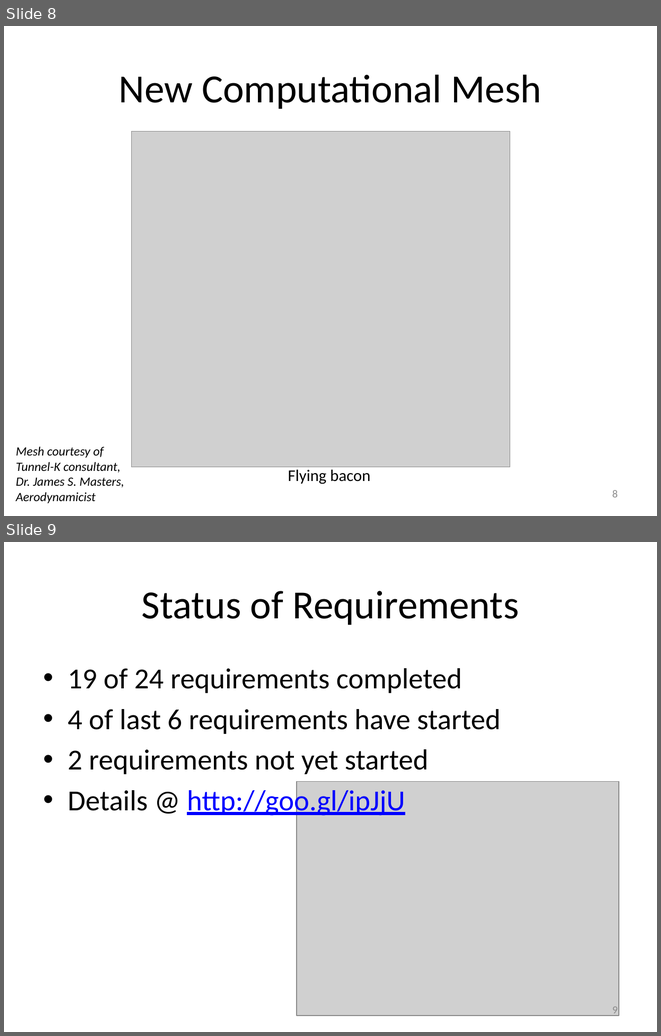
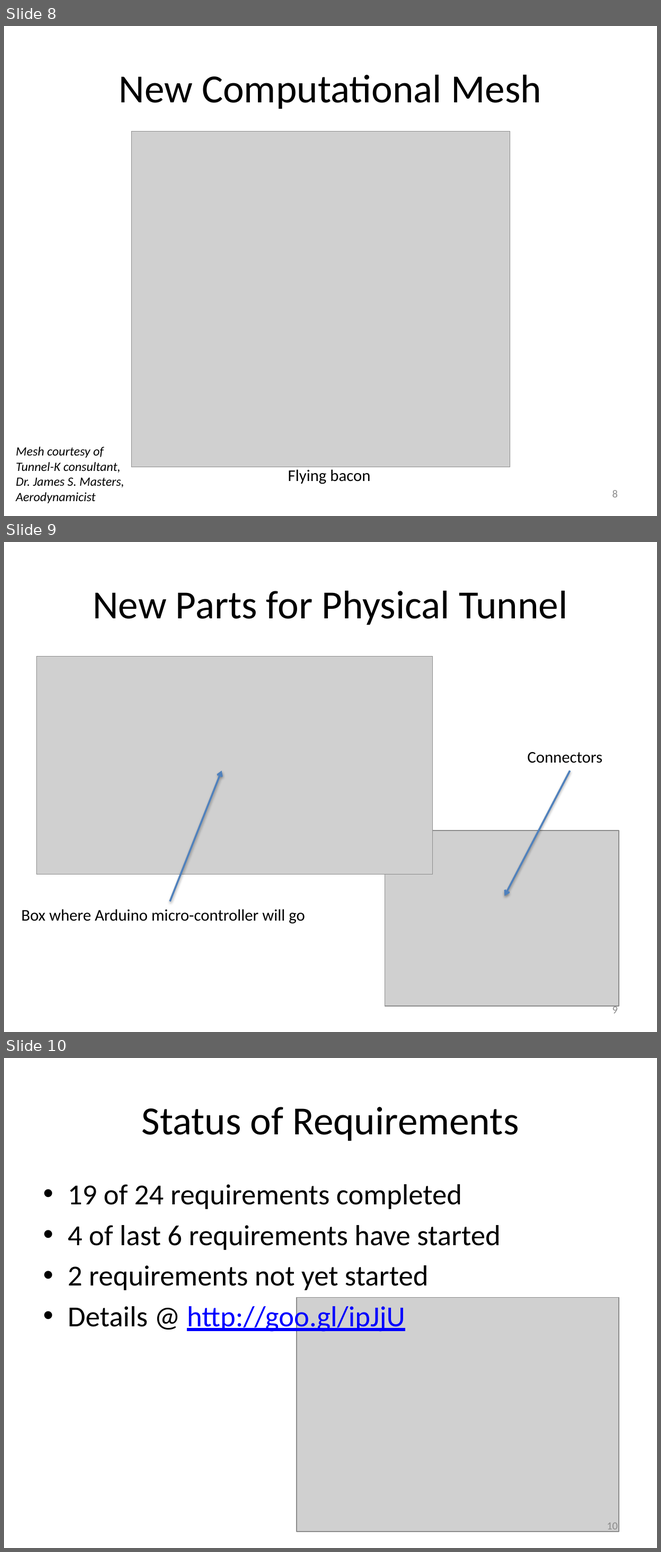
Before and after one commit to mplynch/tunnelk, a slide deck: doc/tunnelk Status - 2012-04-12.pptx. Shown one above the other, each under a label of ours: slides 8 and 9 before the commit, slides 8, 9 and 10 after it. The pictures are 661x1036 and 661x1552 pixels, drawn with LibreOffice and Linux fonts; fonts in the diff are those of the drawing; grey boxes stand for pictures. Boxes give left, top, right and bottom in pixels: in the first picture for what was removed or moved away, otherwise in the second. Text is boxed around its words. In the diff, an @@ line names an element or a change of style, - is before the commit and + after.

```diff
--- a/doc/tunnelk Status - 2012-04-12.pptx
+++ b/doc/tunnelk Status - 2012-04-12.pptx
@@ slide 9 added at (4,542,657,1032), background #FFFFFF @@
@@ title added at (93,590,567,625), 44 pt, text #000000 @@
+New Parts for Physical Tunnel
@@ picture added at (37,656,432,874) @@
@@ text added at (527,752,602,763), 18 pt, text #000000 @@
+Connectors
@@ arrow added from (170, 901) to (221, 770), #4F81BD 2 pt @@
@@ arrow added from (570, 770) to (505, 896), #4F81BD 2 pt @@
@@ picture added at (385,831,618,1006) @@
@@ text added at (21,909,305,924), 18 pt, text #000000 @@
+Box where Arduino micro-controller will go
@@ page number added at (612,1004,618,1013), 12 pt, text #8C8C8C @@
+9
@@ what was slide 9 is now slide 10 @@
@@ page number at (607,1522,618,1532): text changed @@
-9
+10
```
Also in this commit, not shown: 5 slides changed, 1 other slide added, 1 slide removed, 1 other file.
